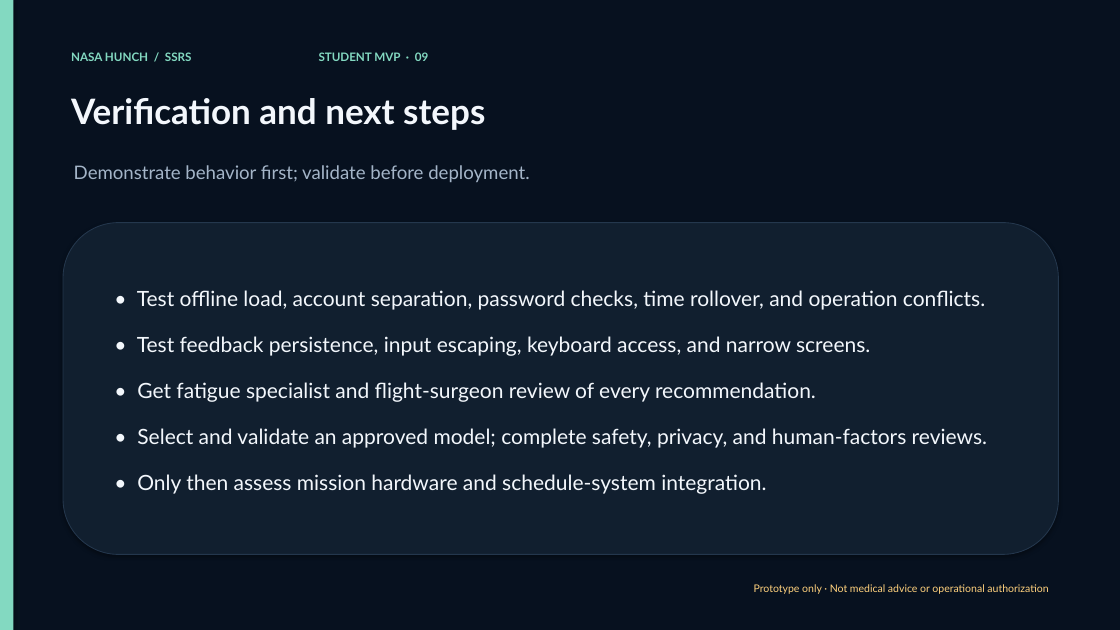
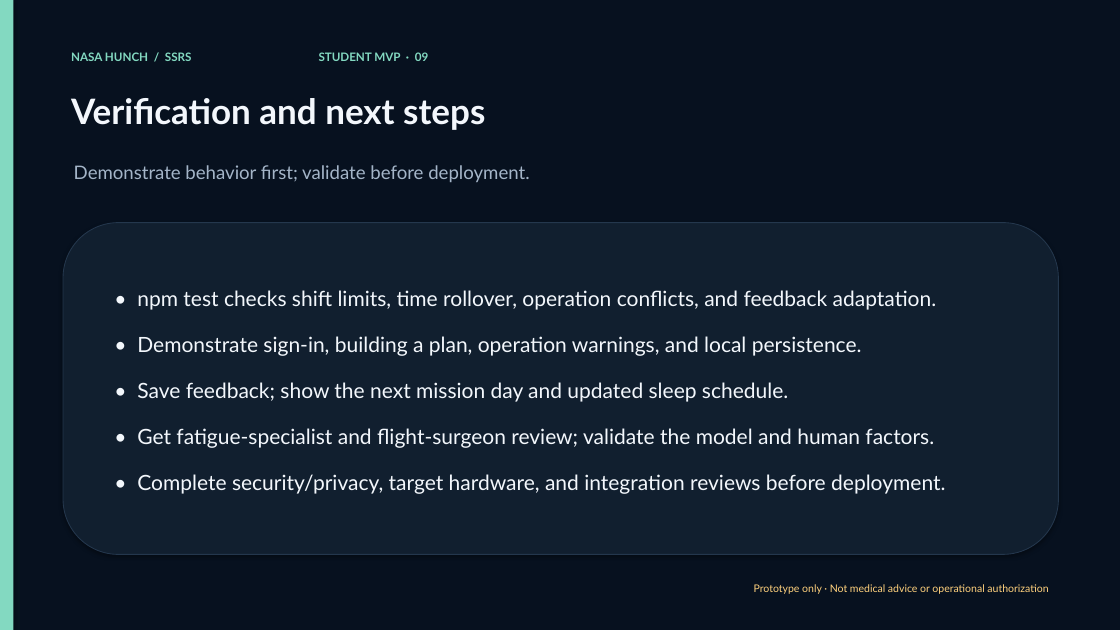
Before and after one commit to 271486/personal, a slide deck: slide 9 of NASA/student-presentation.pptx. Drawn at 1120x630 pixels with LibreOffice and Linux fonts; fonts in the diff are those of the drawing. Boxes give left, top, right and bottom in pixels: in the first picture for what was removed or moved away, otherwise in the second. Text is boxed around its words. In the diff, an @@ line names an element or a change of style, - is before the commit and + after.

```diff
--- a/NASA/student-presentation.pptx
+++ b/NASA/student-presentation.pptx
@@ text in rounded rectangle at [137,290,945,494]: text changed @@
-• Test offline load, account separation, password checks, time rollover, and operation conflicts.
-• Test feedback persistence, input escaping, keyboard access, and narrow screens.
-• Get fatigue specialist and flight-surgeon review of every recommendation.
-• Select and validate an approved model; complete safety, privacy, and human-factors reviews.
-• Only then assess mission hardware and schedule-system integration.
+• npm test checks shift limits, time rollover, operation conflicts, and feedback adaptation.
+• Demonstrate sign-in, building a plan, operation warnings, and local persistence.
+• Save feedback; show the next mission day and updated sleep schedule.
+• Get fatigue-specialist and flight-surgeon review; validate the model and human factors.
+• Complete security/privacy, target hardware, and integration reviews before deployment.
```
Also in this commit, not shown: 2 other slides changed, 11 other files.
